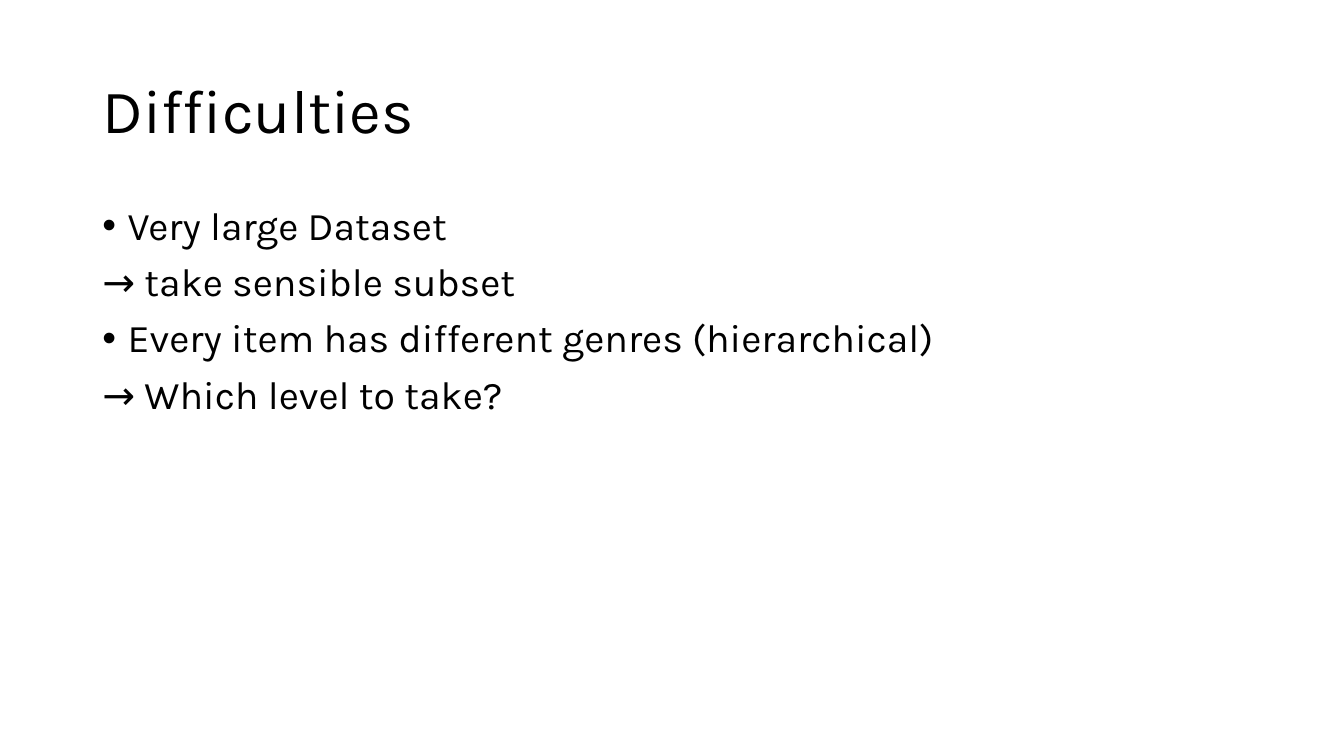
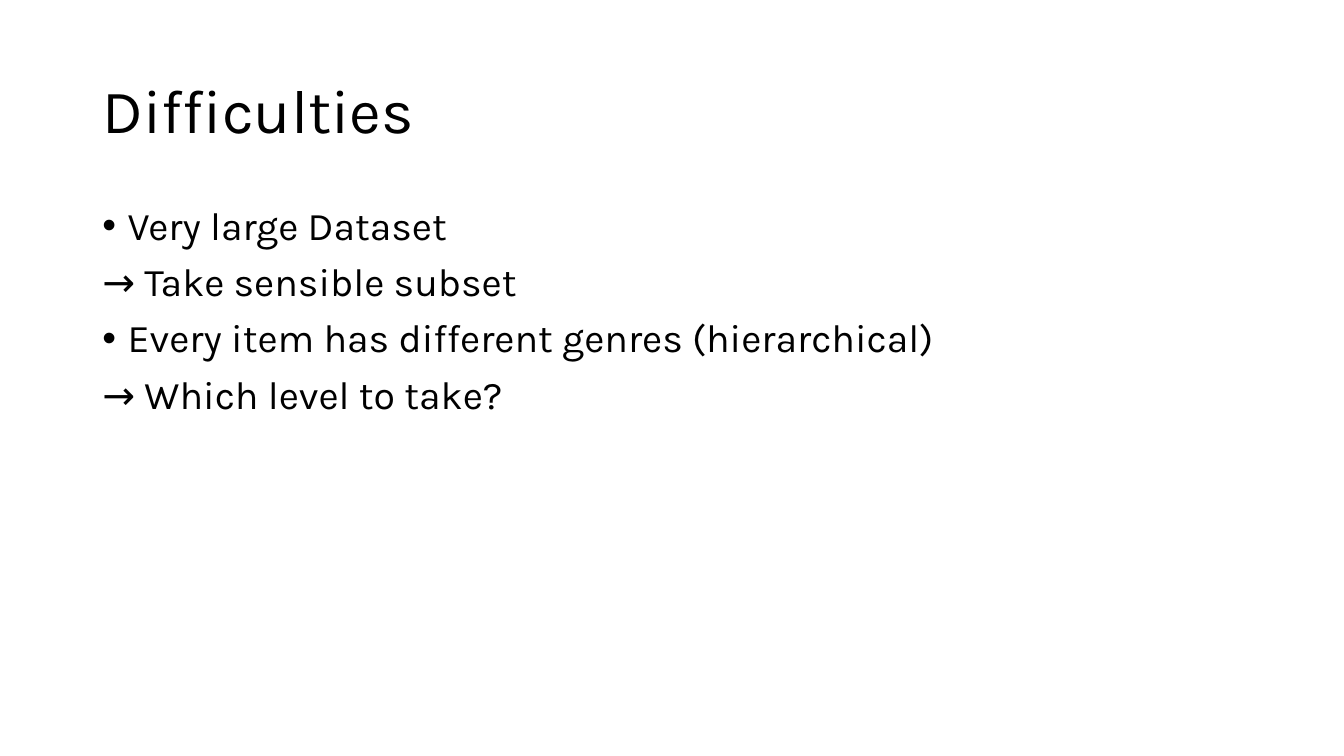
Before and after one commit to Bort1900/text-tech, a slide deck: slide 9 of Book Reviewscope.odp (slide 7 before the commit). Drawn at 1344x756 pixels with LibreOffice and Linux fonts; fonts in the diff are those of the drawing. Boxes give left, top, right and bottom in pixels: in the first picture for what was removed or moved away, otherwise in the second. Text is boxed around its words. In the diff, an @@ line names an element or a change of style, - is before the commit and + after.

```diff
--- a/Book Reviewscope.odp
+++ b/Book Reviewscope.odp
@@ text at (x1=144, y1=269, x2=517, y2=297): text changed @@
-→ take sensible subset
+→ Take sensible subset
```
Also in this commit, not shown: 2 other slides changed, 2 slides added.
